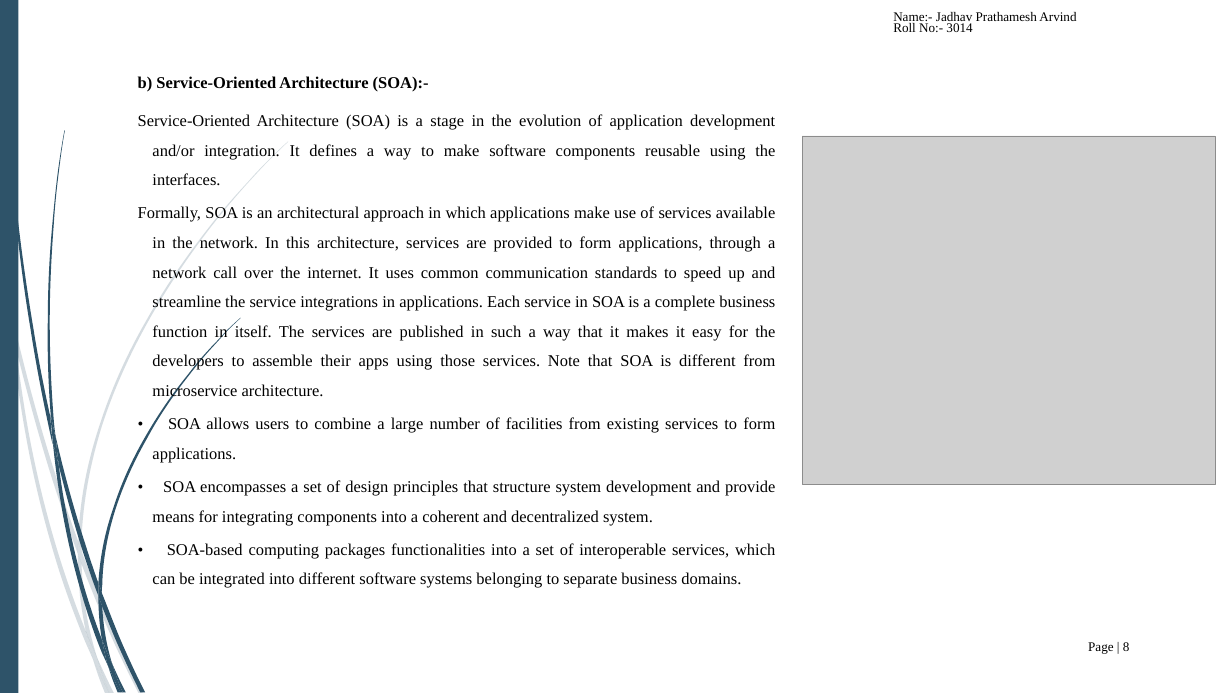
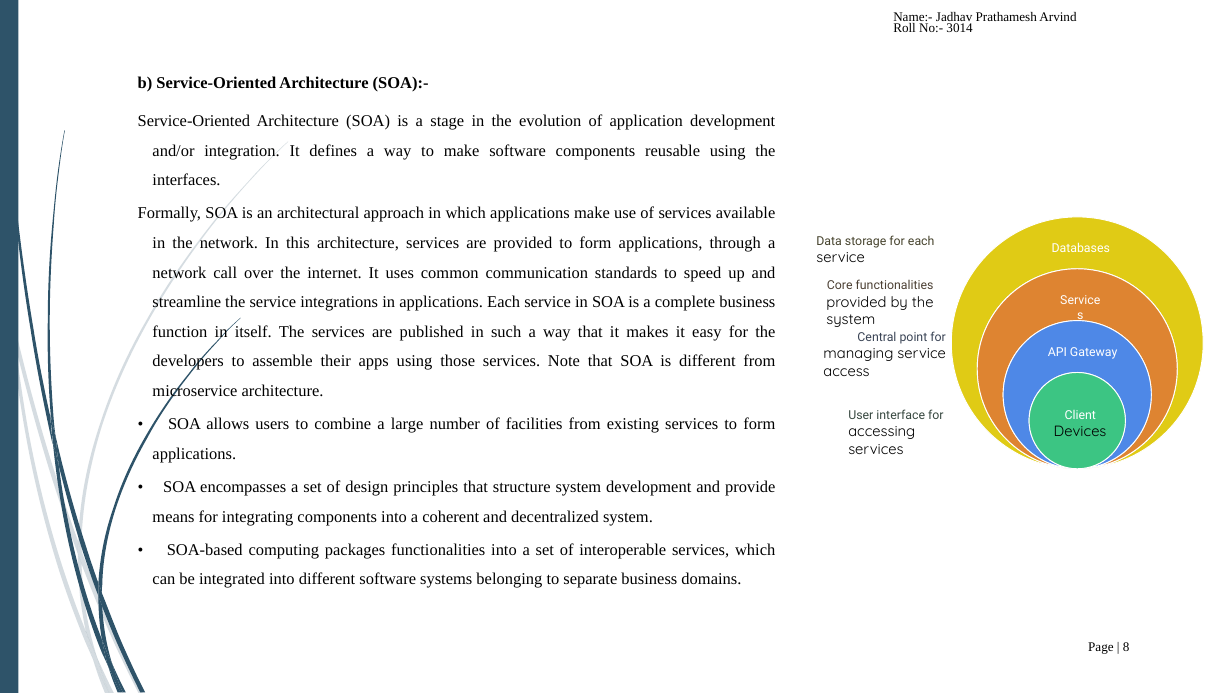
Before and after one commit to PrathameshJadhav30/Cloud-Computing, a slide deck: slide 8 of ISE_Activity/3014_ISE2_ACT3.ppt. Drawn at 1232x693 pixels with LibreOffice and Linux fonts; fonts in the diff are those of the drawing; grey boxes stand for pictures. Boxes give left, top, right and bottom in pixels: in the first picture for what was removed or moved away, otherwise in the second. Text is boxed around its words. In the diff, an @@ line names an element or a change of style, - is before the commit and + after.

```diff
--- a/ISE_Activity/3014_ISE2_ACT3.ppt
+++ b/ISE_Activity/3014_ISE2_ACT3.ppt
@@ picture removed at (802, 136, 1215, 485) @@
@@ text added at (816, 235, 934, 262), 15 pt, text #46432D @@
+Data storage for each
+service
@@ freeform shape added at (951, 217, 1203, 469), fill #E0CB15 @@
@@ freeform shape added at (951, 217, 1203, 469), outline #FFFFFF 1.13 pt @@
@@ freeform shape added at (977, 268, 1177, 469), fill #DE8431 @@
@@ freeform shape added at (977, 268, 1177, 469), outline #FFFFFF 1.13 pt @@
@@ text added at (1052, 242, 1110, 252), 15 pt, text #FFFFFF @@
+Databases
@@ text added at (826, 279, 934, 327), 15 pt, text #4C4034 @@
+Core functionalities
+provided by the
+system
@@ freeform shape added at (1003, 321, 1151, 469), fill #4E88E7 @@
@@ freeform shape added at (1003, 321, 1151, 469), outline #FFFFFF 1.13 pt @@
@@ text added at (857, 331, 945, 344), 18 pt, text #000000 @@
+Central point for
+managing service
+access
@@ text added at (1048, 347, 1117, 359), 15 pt, text #FFFFFF @@
+API Gateway
@@ freeform shape added at (1029, 372, 1125, 469), fill #3CC583 @@
@@ freeform shape added at (1029, 372, 1125, 469), outline #FFFFFF 1.13 pt @@
@@ text added at (848, 409, 943, 439), 18 pt, text #000000 @@
+User interface for
+accessing services
@@ text added at (1054, 410, 1107, 436), 18 pt, text #000000 @@
+Client
+Devices
@@ text added at (848, 444, 903, 454), 15 pt, text #FFFFFF @@
+Services
```
Also in this commit, not shown: 1 other slide changed.
